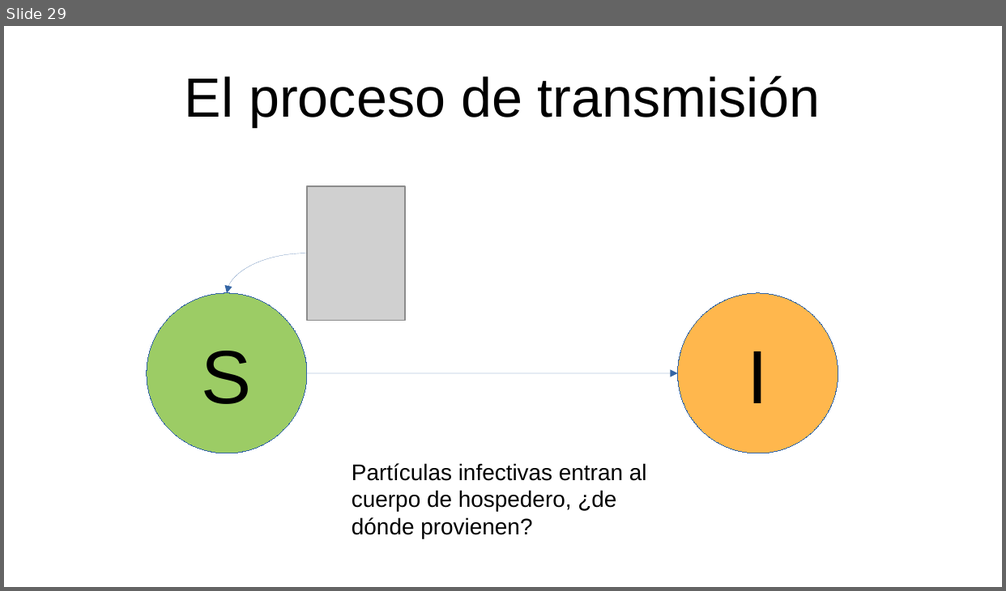
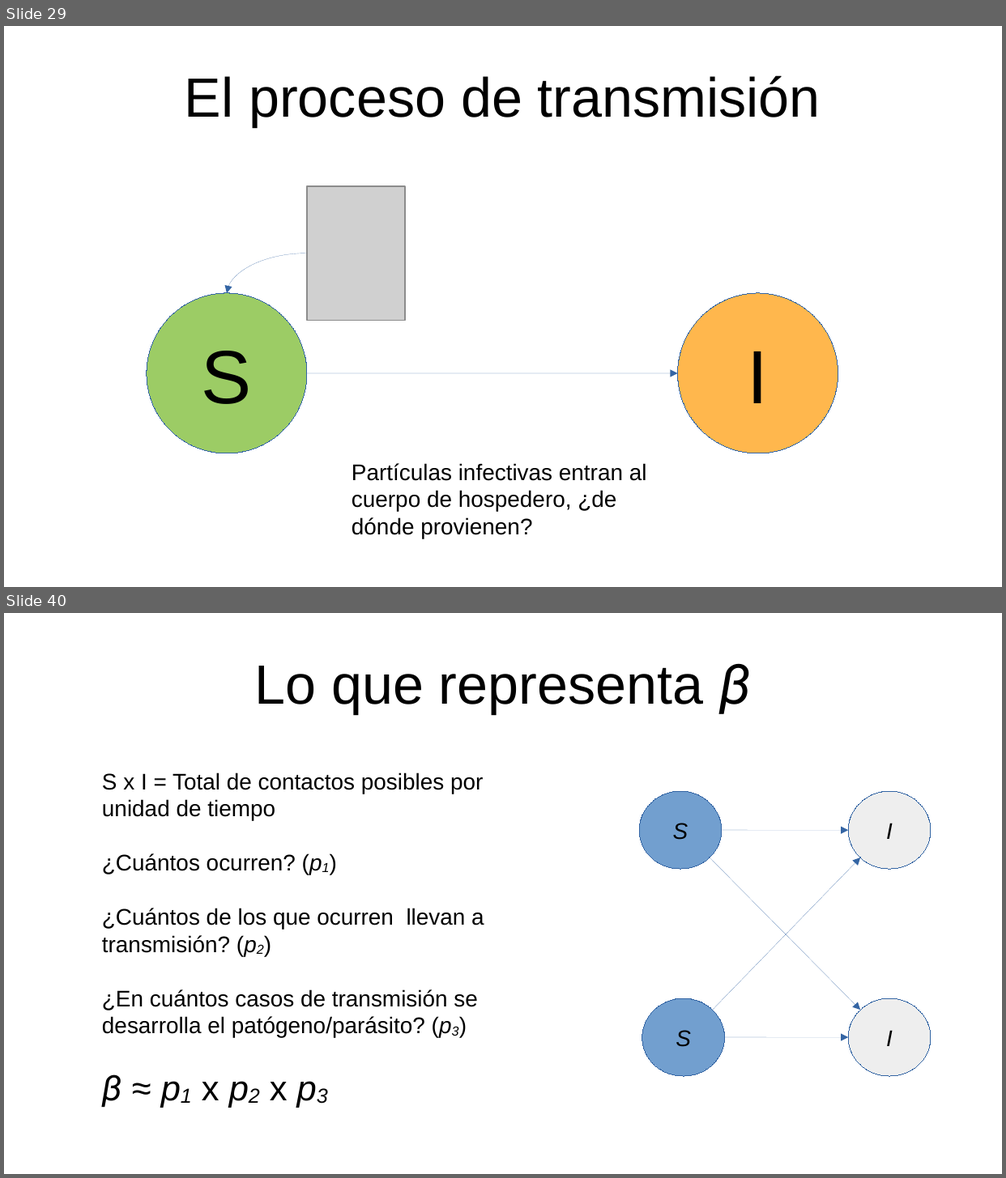
Before and after one commit to gerardommc/Ecologia-Teorica, a slide deck: Modelos-epi.odp. Shown one above the other, each under a label of ours: slide 29 before the commit, slides 29 and 40 after it; the slides between them are not shown. The pictures are 1006x591 and 1006x1178 pixels, drawn with LibreOffice and Linux fonts; fonts in the diff are those of the drawing; grey boxes stand for pictures. Boxes give left, top, right and bottom in pixels: in the first picture for what was removed or moved away, otherwise in the second. Text is boxed around its words. In the diff, an @@ line names an element or a change of style, - is before the commit and + after.

```diff
--- a/Modelos-epi.odp
+++ b/Modelos-epi.odp
@@ slide 40 added at <box>4,613,1002,1174</box>, background #FFFFFF @@
@@ title added at <box>254,663,751,714</box>, 44 pt, text #000000 @@
+Lo que representa β
@@ text added at <box>102,773,484,1107</box>, 18 pt, text #000000 @@
+S x I = Total de contactos posibles por unidad de tiempo
+¿Cuántos ocurren? (p1)
+¿Cuántos de los que ocurren llevan a transmisión? (p2)
+¿En cuántos casos de transmisión se desarrolla el patógeno/parásito? (p3)
+β ≈ p1 x p2 x p3
@@ ellipse added at <box>640,791,722,869</box>, fill #729FCF, outline #3465A4 0 pt, 18 pt, text #000000, italic @@
+S
@@ ellipse added at <box>849,791,931,869</box>, fill #EEEEEE, outline #3465A4 0 pt, 18 pt, text #000000, italic @@
+I
@@ arrow added from (722, 830) to (849, 830), #3465A4 0 pt @@
@@ arrow added from (710, 858) to (861, 1011), #3465A4 0 pt @@
@@ arrow added from (713, 1011) to (861, 858), #3465A4 0 pt @@
@@ ellipse added at <box>642,999,725,1076</box>, fill #729FCF, outline #3465A4 0 pt, 18 pt, text #000000, italic @@
+S
@@ ellipse added at <box>849,999,931,1076</box>, fill #EEEEEE, outline #3465A4 0 pt, 18 pt, text #000000, italic @@
+I
@@ arrow added from (725, 1037) to (849, 1037), #3465A4 0 pt @@
```
Also in this commit, not shown: 6 slides changed, 10 other slides added, 6 other files.
